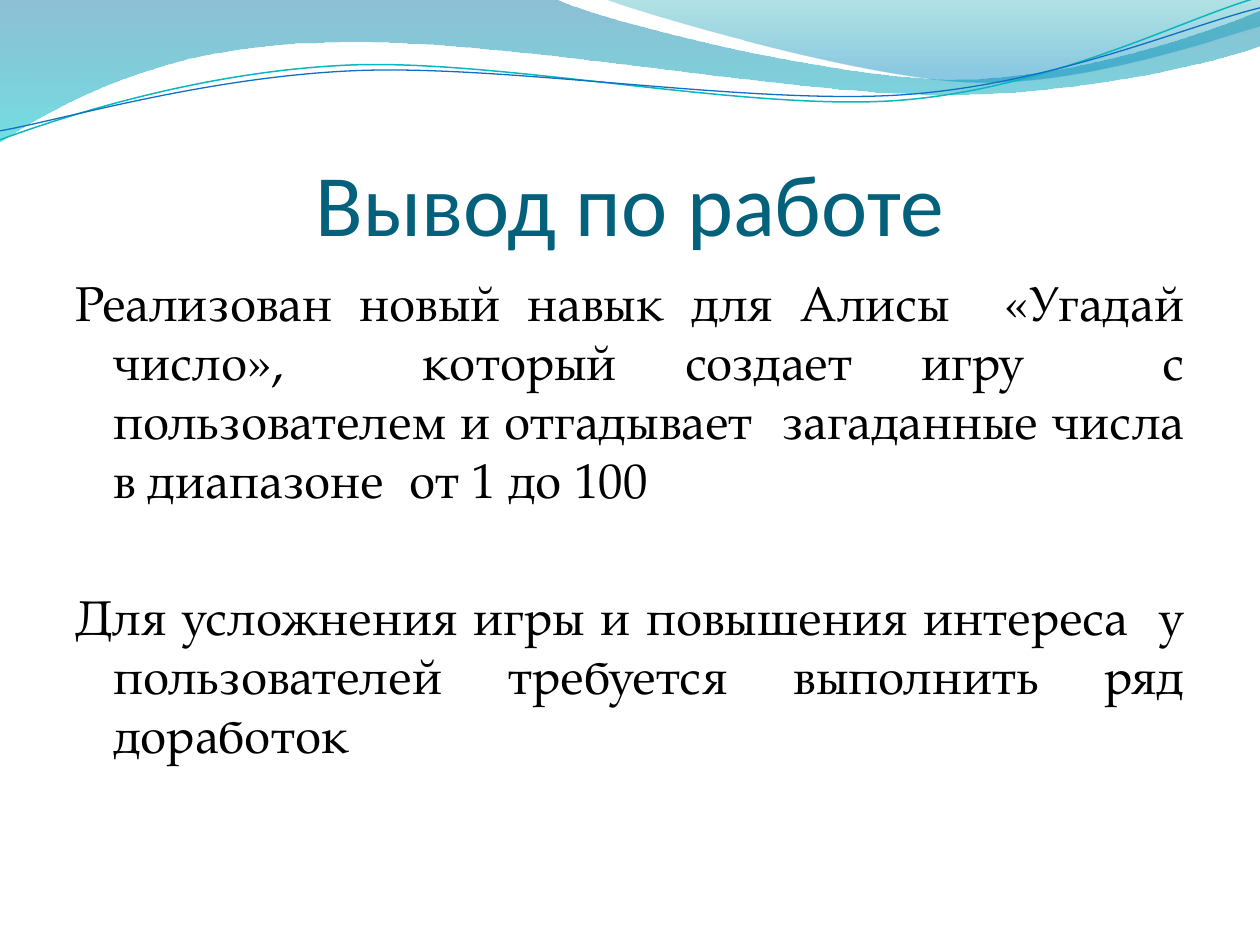
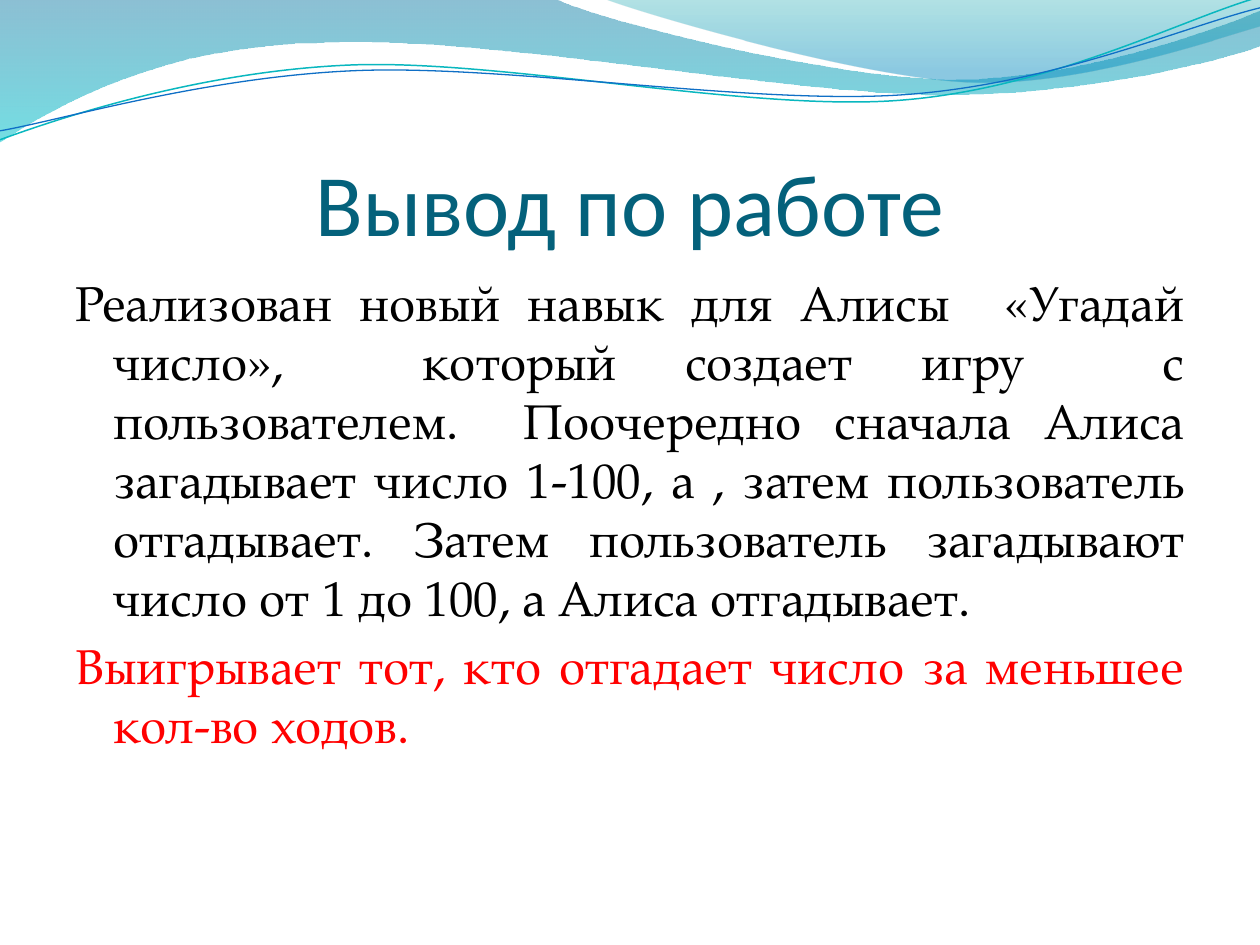
Before and after one commit to alexandr-55/Final_project, a slide deck: slide 11 of Ugaday_chiclo_itog.pptx (slide 9 before the commit). Drawn at 1260x945 pixels with LibreOffice and Linux fonts; fonts in the diff are those of the drawing; background and template pictures are left out. Boxes give left, top, right and bottom in pixels: in the first picture for what was removed or moved away, otherwise in the second. Text is boxed around its words. In the diff, an @@ line names an element or a change of style, - is before the commit and + after.

```diff
--- a/Ugaday_chiclo_itog.pptx
+++ b/Ugaday_chiclo_itog.pptx
@@ text at (75,286,1185,750): text changed @@
-Реализован новый навык для Алисы «Угадай число», который создает игру с пользователем и отгадывает загаданные числа в диапазоне от 1 до 100
-Для усложнения игры и повышения интереса у пользователей требуется выполнить ряд доработок
+Реализован новый навык для Алисы «Угадай число», который создает игру с пользователем. Поочередно сначала Алиса загадывает число 1-100, а , затем пользователь отгадывает. Затем пользователь загадывают число от 1 до 100, а Алиса отгадывает.
+Выигрывает тот, кто отгадает число за меньшее кол-во ходов.
```
Also in this commit, not shown: 3 other slides changed, 2 slides added, 1 other file.
